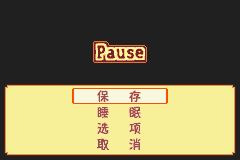
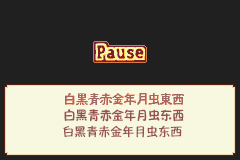
Layer changes from the first (240, 160) image to the second:
renamed "组 2" to "font", showed the group it (5 layers) over [5, 85, 235, 155]
renamed "图层 2" to "font", showed it over [64, 93, 184, 105]
showed "白黑青赤金年月虫东西" (1st of 2, in "font"), moved it above "白黑青赤金年月虫东西", painted on it over [64, 105, 184, 122]
showed "白黑青赤金年月虫东西" (2nd of 2, in "font"), painted on it over [63, 122, 186, 138]
showed "图层 1 拷贝" over [5, 85, 235, 155]
